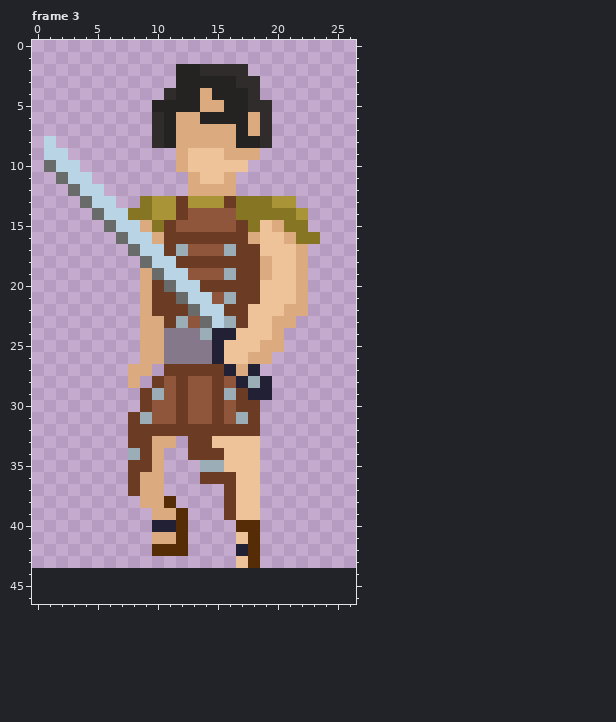
Pixel-art file: Assets/Aseprites/Characters/NPC/EnemyAnimatons/Enemysoilderjump animation.aseprite. Above: the version before the commit.
64x135 pixels, 4 frames. Shown: frame 3. The old version is drawn lined up with the new one, on the new canvas. The commit also changed other frames, which this record leaves out.
Now the later version:
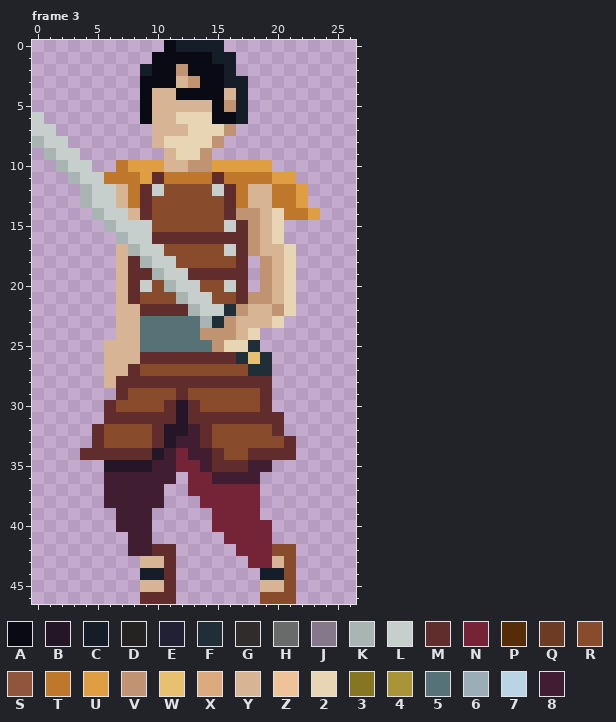
Palette (. is transparent): A #090a14  B #241527  C #151d28  D #252222  E #222034  F #202e37  G #302c2c  H #696a6a  J #84788a  K #a8b5b2  L #c7cfcc  M #602c2c  N #752438  P #562c06  Q #6c3b24  R #884b2b  S #8f563b  T #be772b  U #de9e41  V #c09473  W #e8c170  X #dcaa7f  Y #d7b594  Z #eec39a  2 #e7d5b3  3 #867523  4 #a99537  5 #577277  6 #9badb7  7 #b9d5e5  8 #411d31
Difference:
canvas 64x135 -> 27x47, the old top-left corner now at -24,-91 (the part of the old canvas that was cut away was empty and is not shown)
--- frame 3
@@ x 0..26 @@
- 0 ...........................
- 1 ...........................
- 2 ............DDGGGG.........
- 3 ............DDDDDGG........
- 4 ...........GDDXDDDG........
- 5 ..........DDDDXXDDGG.......
- 6 ..........GDXXDDDDXG.......
- 7 ..........GDXXXXXDXG.......
- 8 .7........GDXXXXXDDG.......
- 9 .77.........XZZZXXX........
-10 .H77........XZZZZZ.........
-11 ..H77........XZZX..........
-12 ...H77.......XXXX..........
-13 ....H77..344Q444Q33344.....
-14 .....H773344QSSSS333334....
-15 ......H77X3QSSSSSQ3ZX33....
-16 .......H77XQQQQQQQXZZX33...
-17 ........H77Q6SSS6QQZZZX....
-18 .........H77QQQQQQQXZZX....
-19 .........XH77SSS6QQXZZX....
-20 .........XQH77QQQQQZZZX....
-21 .........XQQH77S6QQZZZX....
-22 .........XQQQH77QQZZZXX....
-23 .........XXQ6SH76QZZXX.....
-24 .........XXJJJ6EEZZZX......
-25 .........XXJJJJEZZZXX......
-26 .........XXJJJJEZZXX.......
-27 ........XX.QQQQQEXE........
-28 ........X.QSQSSQSE6E.......
-29 .........Q6SQSSQ6QEE.......
-30 .........QSSQSSQSQQ........
-31 ........Q6SSQSSQS6Q........
-32 ........QQQQQQQQQQQ........
-33 ........QQXX.QQZZZZ........
-34 ........6QX..QQQZZZ........
-35 ........QQX...66ZZZ........
-36 ........QXX...QQQZZ........
-37 ........QXX.....QZZ........
-38 .........XXP....QZZ........
-39 ..........XXP...QZZ........
-40 ..........EEP....PP........
-41 ..........XXP....ZP........
-42 ..........PPP....EP........
-43 .................ZP........
-44 ...........................
-45 ...........................
-46 ...........................
+ 0 ...........ACCCC...........
+ 1 ..........AAAAACC..........
+ 2 .........CAAVAAAC..........
+ 3 .........AAAYVAACC.........
+ 4 .........AYYAAAAYC.........
+ 5 .........AYYYYYAVC.........
+ 6 L........AYY222AAC.........
+ 7 LL........YYY222V..........
+ 8 KLL.......Y2222V...........
+ 9 .KLL.......Y22V............
+10 ..KLL..TUUUYYVVUUUUU.......
+11 ...KLLTTTUMTTTTMTTTTUU.....
+12 ....KLLYTMLRRRRLMTYYTTU....
+13 ....KLLYTMRRRRRRMTYYTTU....
+14 .....KLLYMRRRRRRMVVY2TTU...
+15 ......KLLLRRRRRRLMVY2......
+16 .......KLLMMMMMMMMVY2......
+17 .......YKLLRRRRRLMVYY2.....
+18 .......YMKLLRRRRRM.VY2.....
+19 .......YMMKLLMMMMM.VY2.....
+20 .......YMLRKLLRRLM.VY2.....
+21 .......YMRRRKLLRRMVVY2.....
+22 .......YYMMMMKLLFVYYV2.....
+23 .......YY55555KFVYYY2......
+24 .......YY55555VVVY2........
+25 ......YYY555555V22F........
+26 ......YYYMMMMMMMMFWF.......
+27 ......YYMRRRRRRRRRFF.......
+28 ......YMMMMMMMMMMMMM.......
+29 .......MRRRRMRRRRRRM.......
+30 ......MRRRRMBMRRRRRM.......
+31 ......MMMMMMBMMMMMMMM......
+32 .....MRRRRMBB8MRRRRRM......
+33 .....MRRRRMB88MRRRRRRM.....
+34 ....MMMMMMB8N88MRRMMMM.....
+35 ......BBBB88NN8MMM88.......
+36 ......888888.NN8888........
+37 ......88888..NNNNNN........
+38 ......88888...NNNNN........
+39 .......888.....NNNN........
+40 .......888.....NNNNN.......
+41 ........88......NNNN.......
+42 ........88MM.....NNNRR.....
+43 .........YYM......NNYR.....
+44 .........CCM.......CCR.....
+45 .........YYM.......YYR.....
+46 .........MMM.......RRR.....
Where, in picture pixels (left, top, right, bottom), the same in both pictures:
changed: (32, 40, 320, 604)
